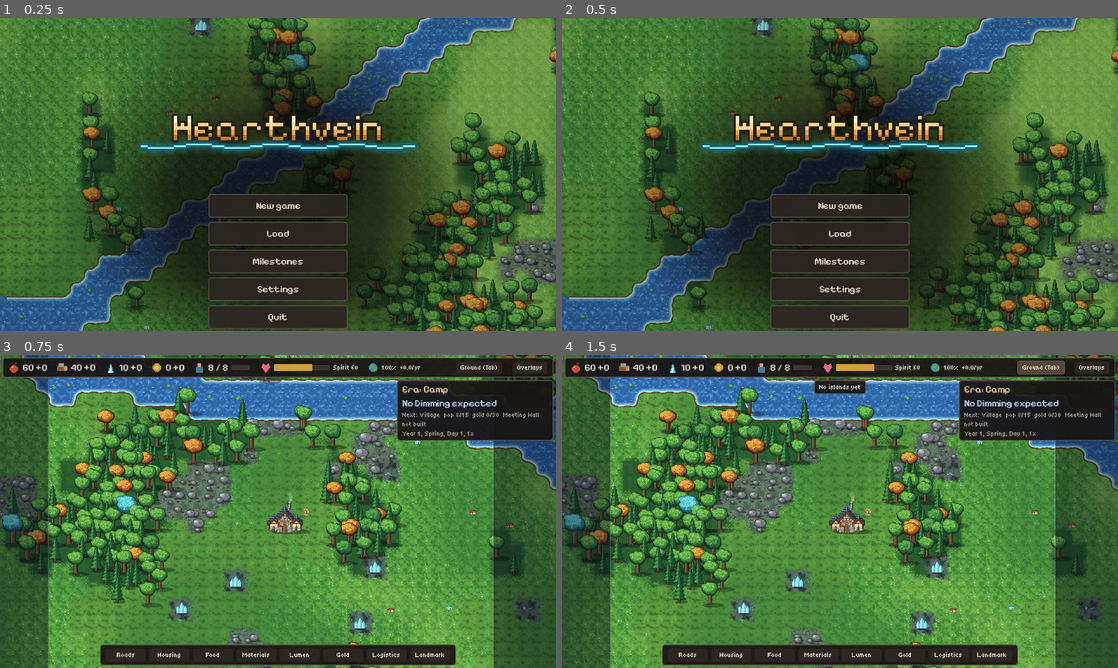
Above: before the commit, frames 1-4 (two rows, left to right).
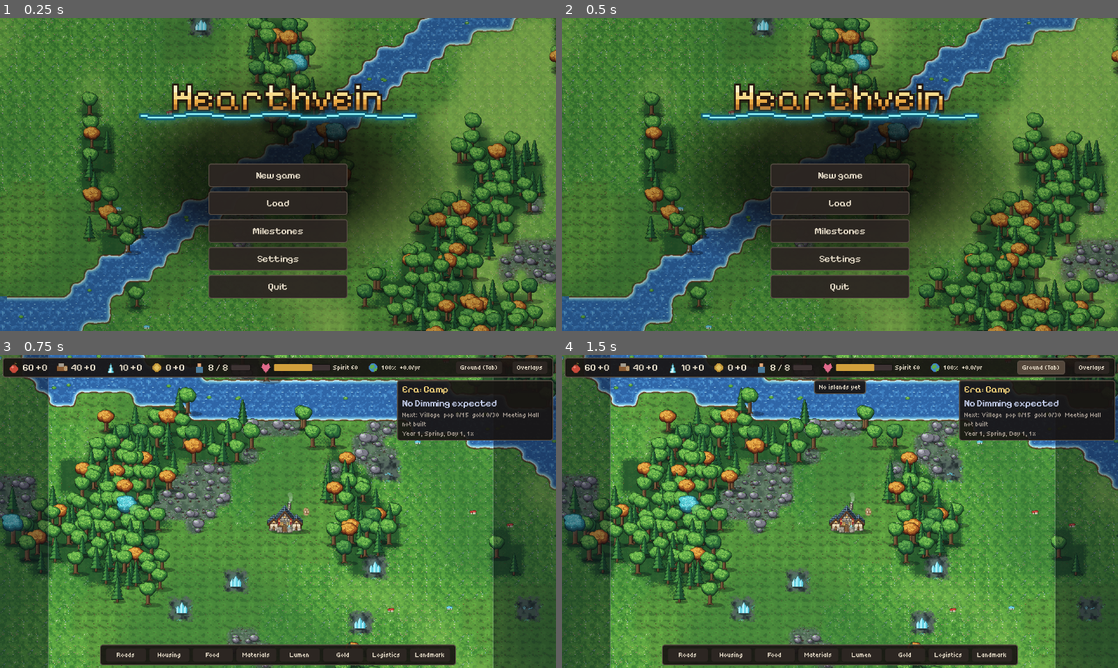
Above: after the commit, the same moments.

Repository: LastNyx/hearthvein
Game: Godot game, scene res://ui/main.tscn
The game is run twice, just before and just after one commit, with the same random seed, the same clock (stepped at 60 frames per second) and the same inputs.
Inputs:
- Up to frame 1 (0.25 s): no input
- Up to frame 2 (0.5 s): no input
- Up to frame 3 (0.75 s): click "New game" at 0.5 s
- Up to frame 4 (1.5 s): click "Ground (Tab)" at 1.25 s

The runs differ from the first frame. In frame 1, 26% of the frame differs, in the area x 15-85%, y 6-100%; in frame 2, 26%; in frame 3, nothing differs; in frame 4, nothing differs.

Commit message:
Title: vignette full-rect so the button column fits a 720 px window (Quit was cut off)

Diff:
--- a/ui/title_screen.gd
+++ b/ui/title_screen.gd
@@ -20,11 +20,15 @@
 	shade.mouse_filter = Control.MOUSE_FILTER_IGNORE
 	add_child(shade)
 	shade.set_anchors_and_offsets_preset(Control.PRESET_FULL_RECT)
+	var vignette := _vignette()
+	add_child(vignette)
+	# Full-rect, not inside the CenterContainer: a fixed-size child there sets the container's minimum and pushes the
+	# button column off the bottom of a 720 px window.
+	vignette.set_anchors_and_offsets_preset(Control.PRESET_FULL_RECT)
 	var center := CenterContainer.new()
 	center.mouse_filter = Control.MOUSE_FILTER_IGNORE
 	add_child(center)
 	center.set_anchors_and_offsets_preset(Control.PRESET_FULL_RECT)
-	center.add_child(_vignette())
 	var col := VBoxContainer.new()
 	col.add_theme_constant_override("separation", 10)
 	col.custom_minimum_size = Vector2(320, 0)
@@ -60,7 +64,7 @@
 	t.gradient = g
 	t.fill = GradientTexture2D.FILL_RADIAL
 	t.fill_from = Vector2(0.5, 0.5)
-	t.fill_to = Vector2(1.0, 0.5)
+	t.fill_to = Vector2(0.85, 0.5)
 	t.width = 256
 	t.height = 256
 	var r := TextureRect.new()
@@ -68,7 +72,6 @@
 	r.texture = t
 	r.expand_mode = TextureRect.EXPAND_IGNORE_SIZE
 	r.stretch_mode = TextureRect.STRETCH_SCALE
-	r.custom_minimum_size = Vector2(980, 860)
 	r.mouse_filter = Control.MOUSE_FILTER_IGNORE
 	return r
 
